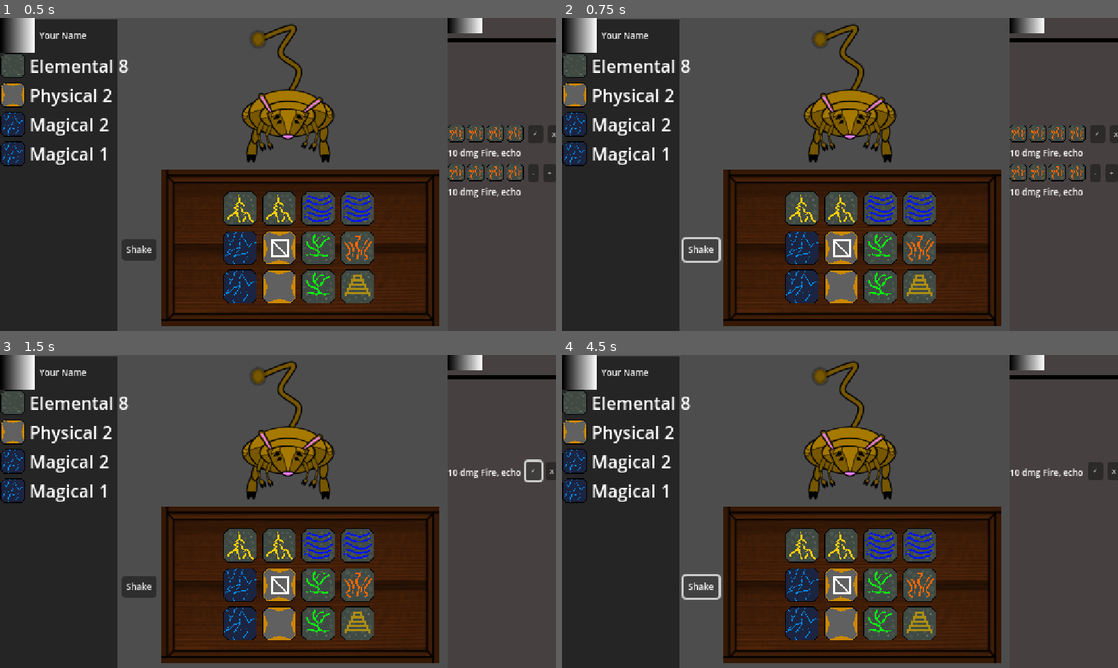
Above: before the commit, frames 1-4 (two rows, left to right).
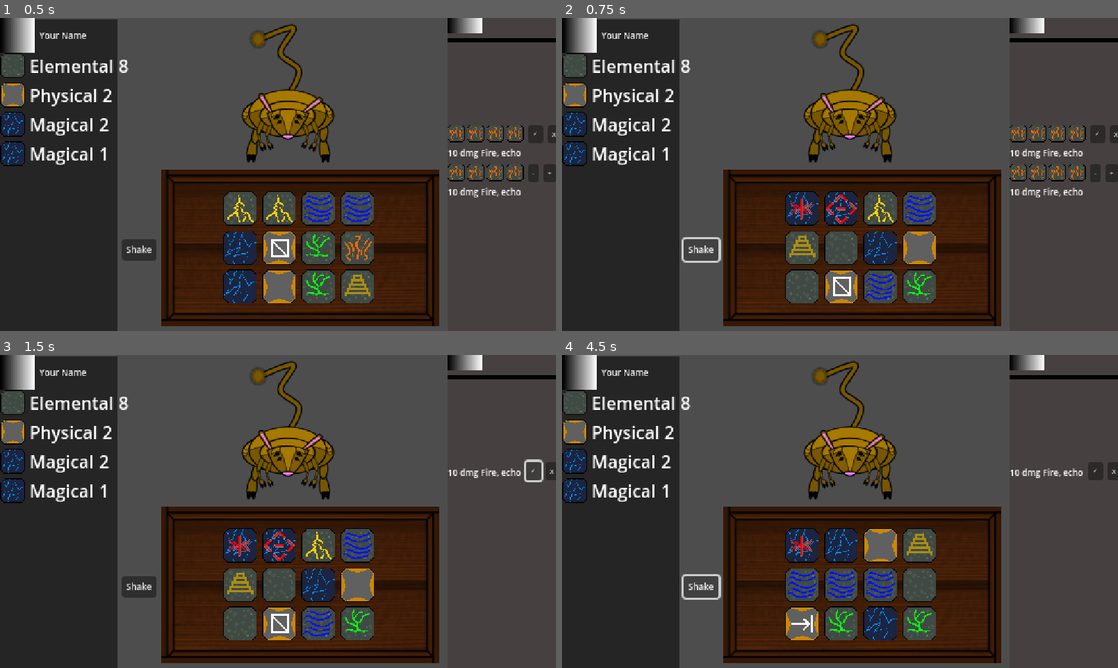
Above: after the commit, the same moments.

Repository: brianhall1313/rune-box-dice-roller
Game: Godot game, scene res://scenes/encounter.tscn
Same seed, same stepped clock (60 frames per second), same inputs: the game is played once before the commit and once after it. The project has no main scene, so this scene is started directly.
Inputs:
- Up to frame 1 (0.5 s): no input
- Up to frame 2 (0.75 s): click "Shake" at 0.5 s
- Up to frame 3 (1.5 s): click "✓" at 1.25 s
- Up to frame 4 (4.5 s): click "✓" at 2 s; click "Shake" at 2.75 s; click "✓" at 3.5 s; click "Shake" at 4.25 s

Frame 1 is identical in both runs. In frame 2, 4.6% of the frame differs, in the area x 40-68%, y 55-92%; in frame 3, 4.6%; in frame 4, 5.2%, in the area x 40-67%, y 55-92%.

Commit message:
state machine hooked up and box now shuffles when you hit the shuffle button

Diff:
--- /dev/null
+++ b/resources/pause.tscn
@@ -0,0 +1,6 @@
+[gd_scene load_steps=2 format=3 uid="uid://ku0noy5beus2"]
+
+[ext_resource type="Script" path="res://resources/pause.gd" id="1_fbdyi"]
+
+[node name="Pause" type="Node"]
+script = ExtResource("1_fbdyi")
--- a/resources/state_machine.gd
+++ b/resources/state_machine.gd
@@ -1,9 +1,12 @@
 extends Node
-@onready var pause: Node = $pause
+
+@onready var pause: Node = $Pause
+@onready var test: State = $test
 
 
 @onready var states:Dictionary={
-	"pause":pause
+	"pause":pause,
+	"test":test,
 	}
 
 @onready var current_state: State
@@ -22,9 +25,9 @@
 func state_change(new_state:String)->void:
 	if new_state in states.keys():
 		if current_state == states[new_state]:
-			print("Error: state changing to itself ",current_state)
+			#print("Error: state changing to itself ",current_state)
 			return
-		print("changing state to ",new_state)
+		#print("changing state to ",new_state)
 		#perform cleanup
 		if current_state != null:
 			current_state.exit()
@@ -46,7 +49,7 @@
 		state_stack.pop_back()
 		current_state = state_stack[len(state_stack)-1]
 		current_state.enter()
-		Global.current_staten = current_state.name
+		Global.current_state = current_state.name
 		print("changed state to ",current_state.name)
 		print_state_stack()
 
--- a/scenes/active_panel.gd
+++ b/scenes/active_panel.gd
@@ -1 +1,7 @@
 extends Control
+
+@onready var box: Control = $HBoxContainer/box
+
+func _on_shake_box_button_up() -> void:
+	print("shake button pressed")
+	box.shake_box()
--- a/scenes/active_panel.tscn
+++ b/scenes/active_panel.tscn
@@ -24,7 +24,7 @@
 layout_mode = 2
 alignment = 1
 
-[node name="Button" type="Button" parent="HBoxContainer/VBoxContainer"]
+[node name="shake_box" type="Button" parent="HBoxContainer/VBoxContainer"]
 layout_mode = 2
 theme_override_font_sizes/font_size = 8
 text = "Shake
@@ -32,3 +32,5 @@
 
 [node name="box" parent="HBoxContainer" instance=ExtResource("1_6qcb3")]
 layout_mode = 2
+
+[connection signal="button_up" from="HBoxContainer/VBoxContainer/shake_box" to="." method="_on_shake_box_button_up"]
--- a/scenes/box.gd
+++ b/scenes/box.gd
@@ -63,3 +63,18 @@
 		if d.pos["x"]+1 < row_count:
 			adjacent["down"] = dice_grid_array[d.pos["x"]+1][d.pos["y"]]
 		d.set_adjacent(adjacent)
+
+func shake_box()->void:
+	print("poke")
+	box_inventory = InventoryManager.inventory.duplicate(true)
+	box_inventory.shuffle()
+	var i:int = 0
+	var dice = dice_grid.get_children()
+	for item in box_inventory:
+		if i < 12:
+			dice[i].setup(item["name"],item["type"],item["faces"])
+			dice[i].roll()
+		i += 1
+	while i < 12:
+		dice[i].set_blank()
+		i += 1
--- a/scenes/encounter.gd
+++ b/scenes/encounter.gd
@@ -14,6 +14,7 @@
 func _ready() -> void:
 	connect_to_global_signal_bus()
 	#TODO setup combact: however we are going to do that
+	GlobalSignalBus.state_change.emit("test")
 
 func connect_to_global_signal_bus() -> void:
 	GlobalSignalBus.connect("rune_interaction",rune_interaction)
--- a/scenes/encounter.tscn
+++ b/scenes/encounter.tscn
@@ -6,6 +6,9 @@
 [ext_resource type="PackedScene" uid="uid://c32sargkrku8f" path="res://scenes/jumpet.tscn" id="2_pm20s"]
 [ext_resource type="PackedScene" uid="uid://dka5ft4cxosrs" path="res://scenes/right_panel.tscn" id="2_yr2bm"]
 [ext_resource type="PackedScene" uid="uid://h587v4triyb6" path="res://scenes/active_panel.tscn" id="3_5nnk0"]
+[ext_resource type="PackedScene" uid="uid://dii5npi80kow4" path="res://resources/state_machine.tscn" id="7_u5qpl"]
+[ext_resource type="PackedScene" uid="uid://ku0noy5beus2" path="res://resources/pause.tscn" id="8_sofs6"]
+[ext_resource type="Script" path="res://resources/state.gd" id="9_fa62c"]
 
 [node name="encounter" type="Node2D"]
 script = ExtResource("1_ntlaj")
@@ -33,3 +36,10 @@
 [node name="active_panel" parent="UI" instance=ExtResource("3_5nnk0")]
 offset_top = 139.0
 offset_bottom = 287.0
+
+[node name="State_machine" parent="." instance=ExtResource("7_u5qpl")]
+
+[node name="Pause" parent="State_machine" instance=ExtResource("8_sofs6")]
+
+[node name="test" type="Node" parent="State_machine"]
+script = ExtResource("9_fa62c")
--- a/scenes/jumpet.tscn
+++ b/scenes/jumpet.tscn
@@ -15,6 +15,7 @@
 [ext_resource type="Texture2D" uid="uid://sb6mj11q3vcj" path="res://textures/Jumpet/Jumpet_Layeres_4.png" id="13_aansc"]
 [ext_resource type="Texture2D" uid="uid://bt48idn1a8x8x" path="res://textures/Jumpet/Jumpet_Layeres_5.png" id="14_otyib"]
 [ext_resource type="Script" path="res://scenes/jumpet.gd" id="15_7pbo0"]
+[ext_resource type="PackedScene" uid="uid://c3kej11nt2ksr" path="res://scenes/selected_box.tscn" id="16_wyp31"]
 
 [sub_resource type="SpriteFrames" id="SpriteFrames_rdhlt"]
 animations = [{
@@ -110,14 +111,6 @@
 [sub_resource type="RectangleShape2D" id="RectangleShape2D_hdaes"]
 size = Vector2(96, 136)
 
-[sub_resource type="StyleBoxFlat" id="StyleBoxFlat_gjshk"]
-bg_color = Color(0.6, 0.6, 0.6, 0)
-border_width_left = 2
-border_width_top = 2
-border_width_right = 2
-border_width_bottom = 2
-border_color = Color(0.803922, 0.0588235, 0.054902, 1)
-
 [node name="Jumpet" type="AnimatedSprite2D"]
 sprite_frames = SubResource("SpriteFrames_rdhlt")
 animation = &"idle"
@@ -129,12 +122,6 @@
 position = Vector2(0, 36)
 shape = SubResource("RectangleShape2D_hdaes")
 
-[node name="selected_box" type="Panel" parent="."]
-visible = false
-offset_left = -48.0
-offset_top = -32.0
-offset_right = 48.0
-offset_bottom = 104.0
-theme_override_styles/panel = SubResource("StyleBoxFlat_gjshk")
+[node name="selected_box" parent="." instance=ExtResource("16_wyp31")]
 
 [connection signal="input_event" from="click_box" to="." method="_on_click_box_input_event"]
--- /dev/null
+++ b/scenes/selected_box.tscn
@@ -0,0 +1,17 @@
+[gd_scene load_steps=2 format=3 uid="uid://c3kej11nt2ksr"]
+
+[sub_resource type="StyleBoxFlat" id="StyleBoxFlat_gjshk"]
+bg_color = Color(0.6, 0.6, 0.6, 0)
+border_width_left = 2
+border_width_top = 2
+border_width_right = 2
+border_width_bottom = 2
+border_color = Color(0.803922, 0.0588235, 0.054902, 1)
+
+[node name="selected_box" type="Panel"]
+visible = false
+offset_left = -48.0
+offset_top = -32.0
+offset_right = 48.0
+offset_bottom = 104.0
+theme_override_styles/panel = SubResource("StyleBoxFlat_gjshk")
Not shown: 1 places in scenes/encounter.tscn that only renumber resources
